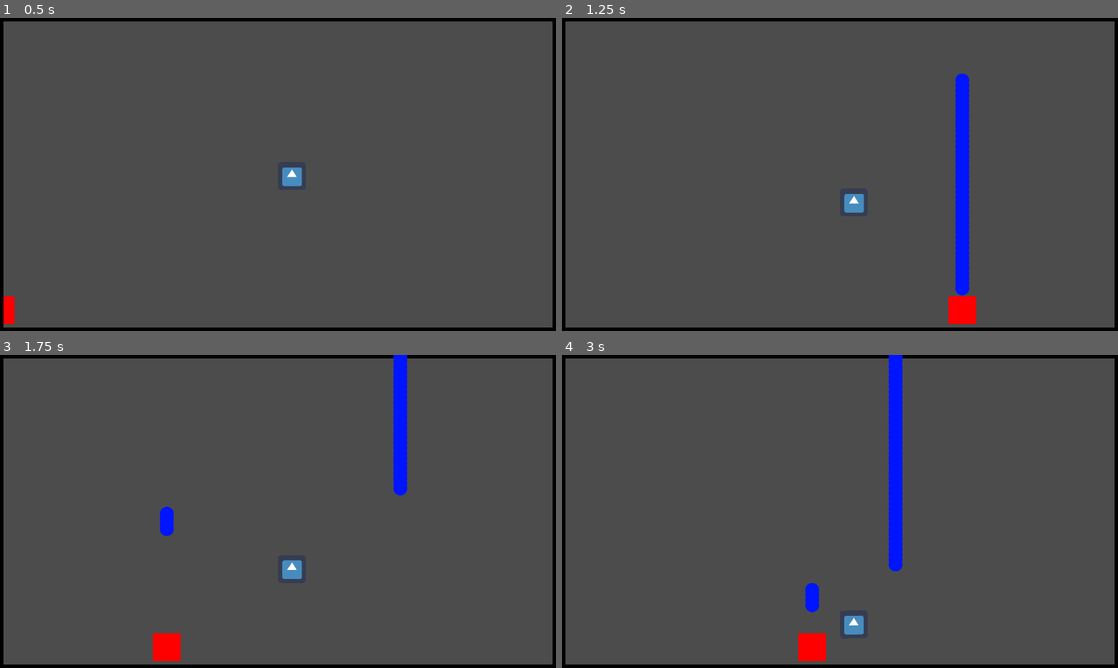
Above: before the commit, frames 1-4 (two rows, left to right).
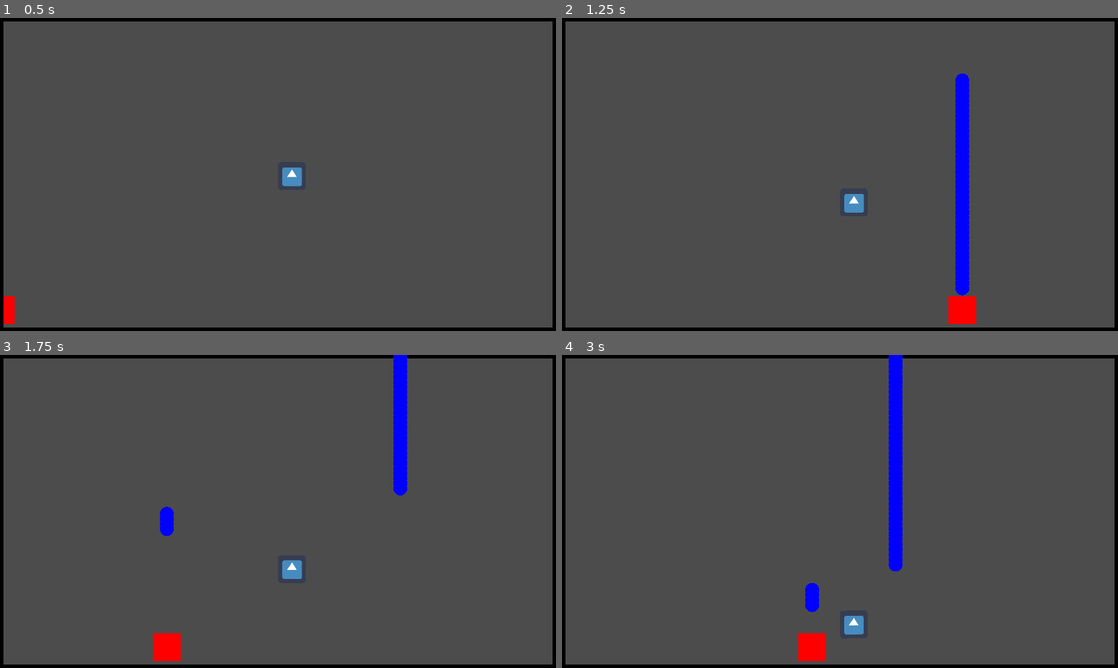
Above: after the commit, the same moments.

Repository: djalexkidd/ping-blast
Game: Godot game, scene res://scenes/Game.tscn
Same seed, same stepped clock (60 frames per second), same inputs: the game is played once before the commit and once after it. The engine's default icon, where the game draws it, is replaced by a stand-in: a white triangle on a blue panel in a dark square.
Inputs (mouse positions are in pixels of both pictures, inside the frame that each line leads up to):
- Up to frame 1 (0.5 s): no input
- Up to frame 2 (1.25 s): move the mouse to (962, 158) at 0.52 s; press the mouse at (962, 158) at 0.53 s
- Up to frame 3 (1.75 s): move the mouse to (166, 527) at 1.27 s; release the mouse at (166, 527) at 1.28 s; click (166, 527) at 1.35 s
- Up to frame 4 (3 s): move the mouse to (895, 442) at 2.02 s; press the mouse at (895, 442) at 2.03 s; move the mouse to (812, 574) at 2.77 s; release the mouse at (812, 574) at 2.78 s; click (812, 574) at 2.85 s

Frame 1 is identical in both runs. In frame 2, 0.1% of the frame differs, in the area x 70-74%, y 17-89%; in frame 3, 0.1%; in frame 4, 0.2%, in the area x 43-62%, y 0-83%.

Commit message:
Programmer Art

Diff:
--- a/scenes/Bullet.tscn
+++ b/scenes/Bullet.tscn
@@ -1,7 +1,8 @@
 [gd_scene load_steps=4 format=2]
 
-[ext_resource path="res://ASSETS/bullet.png" type="Texture" id=1]
 [ext_resource path="res://scripts/Bullet.gd" type="Script" id=2]
+
+[sub_resource type="SphereMesh" id=2]
 
 [sub_resource type="CircleShape2D" id=1]
 radius = 16.0
@@ -15,8 +16,10 @@
 "_edit_group_": true
 }
 
-[node name="Sprite" type="Sprite" parent="."]
-texture = ExtResource( 1 )
+[node name="MeshInstance2D" type="MeshInstance2D" parent="."]
+modulate = Color( 0, 0, 1, 1 )
+scale = Vector2( 16.0181, 16 )
+mesh = SubResource( 2 )
 
 [node name="CollisionShape2D" type="CollisionShape2D" parent="."]
 shape = SubResource( 1 )
--- a/scenes/Player.tscn
+++ b/scenes/Player.tscn
@@ -1,7 +1,8 @@
 [gd_scene load_steps=4 format=2]
 
-[ext_resource path="res://ASSETS/player.png" type="Texture" id=1]
 [ext_resource path="res://scripts/Player.gd" type="Script" id=2]
+
+[sub_resource type="QuadMesh" id=2]
 
 [sub_resource type="RectangleShape2D" id=1]
 extents = Vector2( 32, 32 )
@@ -9,8 +10,10 @@
 [node name="Player" type="KinematicBody2D"]
 script = ExtResource( 2 )
 
-[node name="Sprite" type="Sprite" parent="."]
-texture = ExtResource( 1 )
+[node name="MeshInstance2D" type="MeshInstance2D" parent="."]
+modulate = Color( 1, 0, 0, 1 )
+scale = Vector2( 64, 64 )
+mesh = SubResource( 2 )
 
 [node name="CollisionShape2D" type="CollisionShape2D" parent="."]
 shape = SubResource( 1 )
Binary file removed: ASSETS/bullet.png
Not shown, removed: ASSETS/bullet.png.import
Binary file removed: ASSETS/player.png
Not shown, removed: ASSETS/player.png.import
